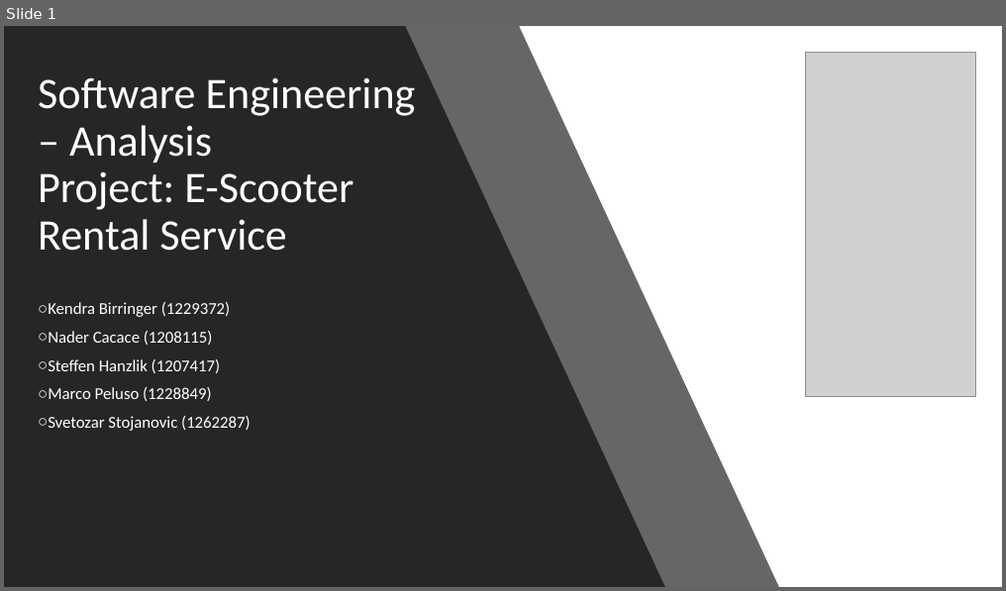
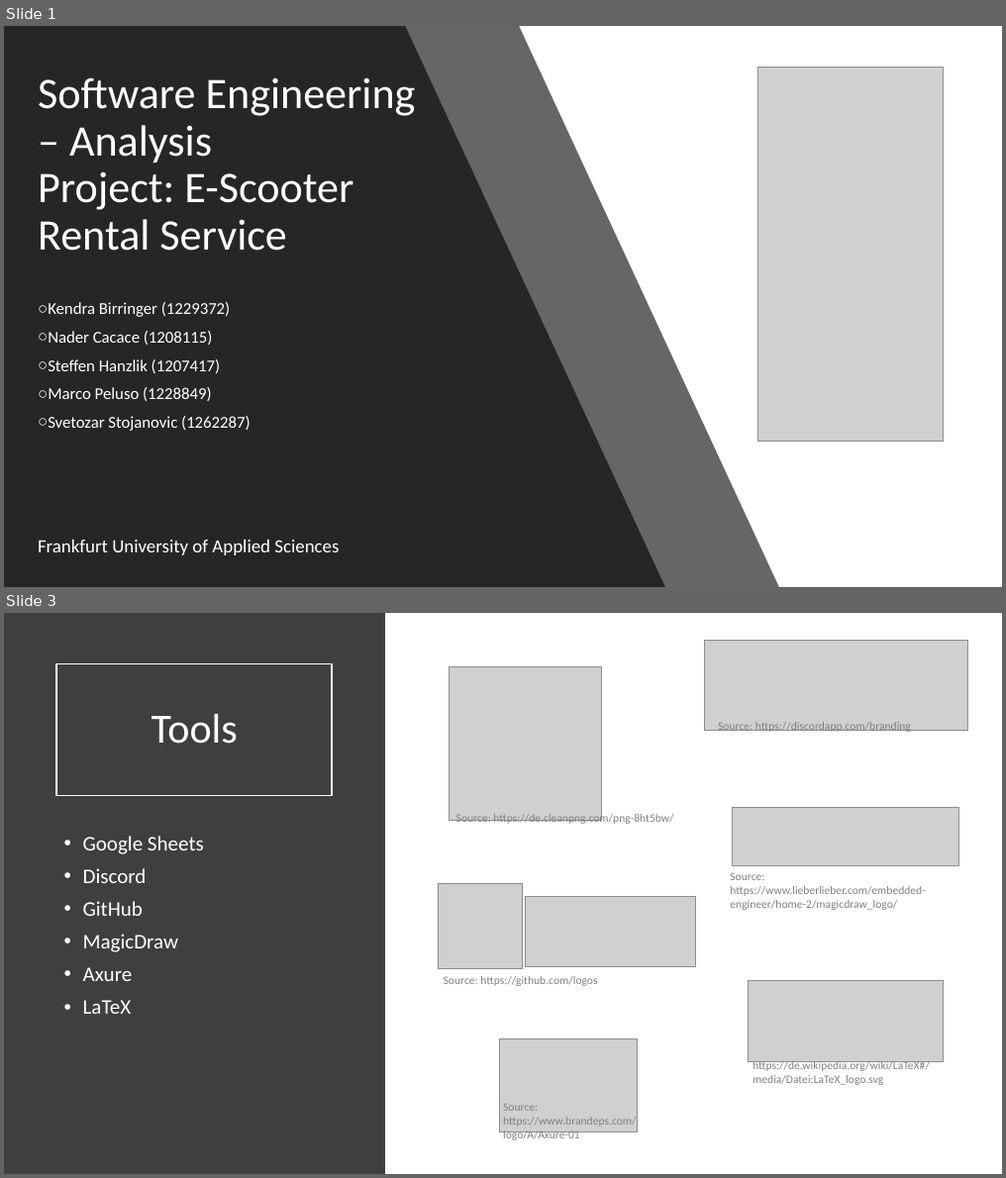
Before and after one commit to toza-mimoza/Probeklausur-Thoma, a slide deck: project/04-presentation/presentation.pptx. Shown one above the other, each under a label of ours: slide 1 before the commit, slides 1 and 3 after it; the slides between them are not shown. The pictures are 1006x591 and 1006x1178 pixels, drawn with LibreOffice and Linux fonts; fonts in the diff are those of the drawing; grey boxes stand for pictures. Boxes give left, top, right and bottom in pixels: in the first picture for what was removed or moved away, otherwise in the second. Text is boxed around its words. In the diff, an @@ line names an element or a change of style, - is before the commit and + after.

```diff
--- a/project/04-presentation/presentation.pptx
+++ b/project/04-presentation/presentation.pptx
@@ slide 3 added at (x1=4, y1=613, x2=1002, y2=1174), background #FFFFFF @@
@@ rectangle added at (x1=4, y1=613, x2=385, y2=1174), fill #3F3F3F @@
@@ picture added at (x1=705, y1=641, x2=968, y2=731) @@
@@ title added at (x1=56, y1=663, x2=332, y2=796), outline #FFFFFF 1.5 pt, 40 pt, text #FFFFFF @@
+Tools
@@ picture added at (x1=449, y1=666, x2=601, y2=820) @@
@@ text added at (x1=718, y1=722, x2=911, y2=734), 11 pt, text #808080 @@
+Source: https://discordapp.com/branding
@@ text added at (x1=456, y1=812, x2=673, y2=825), 11 pt, text #808080 @@
+Source: https://de.cleanpng.com/png-8ht5bw/
@@ picture added at (x1=733, y1=807, x2=958, y2=866) @@
@@ text added at (x1=83, y1=836, x2=204, y2=1014), 20 pt, text #FFFFFF @@
+• Google Sheets
+• Discord
+• GitHub
+• MagicDraw
+• Axure
+• LaTeX
@@ text added at (x1=730, y1=872, x2=925, y2=910), 11 pt, text #808080 @@
+Source: https://www.lieberlieber.com/embedded-engineer/home-2/magicdraw_logo/
@@ picture added at (x1=438, y1=884, x2=523, y2=969) @@
@@ picture added at (x1=525, y1=897, x2=696, y2=966) @@
@@ text added at (x1=444, y1=976, x2=597, y2=986), 11 pt, text #808080 @@
+Source: https://github.com/logos
@@ picture added at (x1=747, y1=980, x2=943, y2=1062) @@
@@ picture added at (x1=500, y1=1039, x2=637, y2=1132) @@
@@ text added at (x1=752, y1=1061, x2=930, y2=1085), 11 pt, text #808080 @@
+Source: https://de.wikipedia.org/wiki/LaTeX#/media/Datei:LaTeX_logo.svg
@@ text added at (x1=503, y1=1104, x2=636, y2=1142), 11 pt, text #808080 @@
+Source: https://www.brandeps.com/logo/A/Axure-01
@@ slide 1 changed as well @@
@@ picture resized from (x1=805, y1=52, x2=976, y2=396) to (x1=757, y1=68, x2=944, y2=442) @@
@@ text added at (x1=38, y1=540, x2=339, y2=556), 18 pt, text #FFFFFF @@
+Frankfurt University of Applied Sciences
```
Also in this commit, not shown: 1 other slide changed, 7 other slides added, 7 slides removed.
